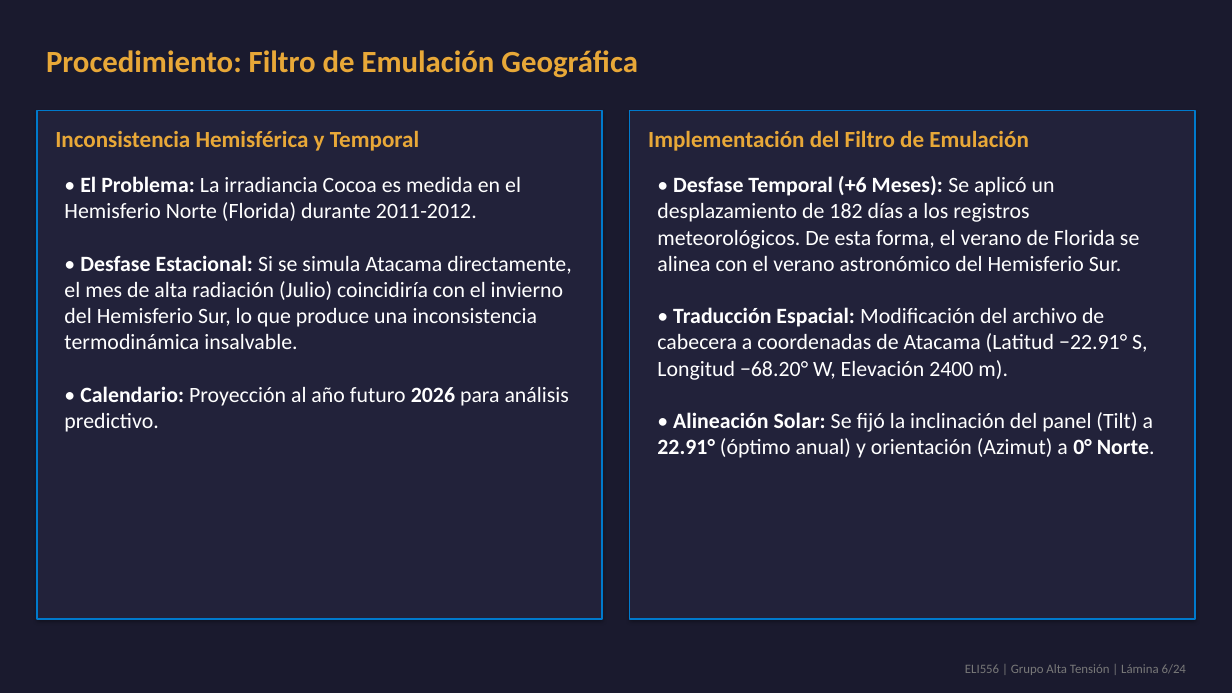
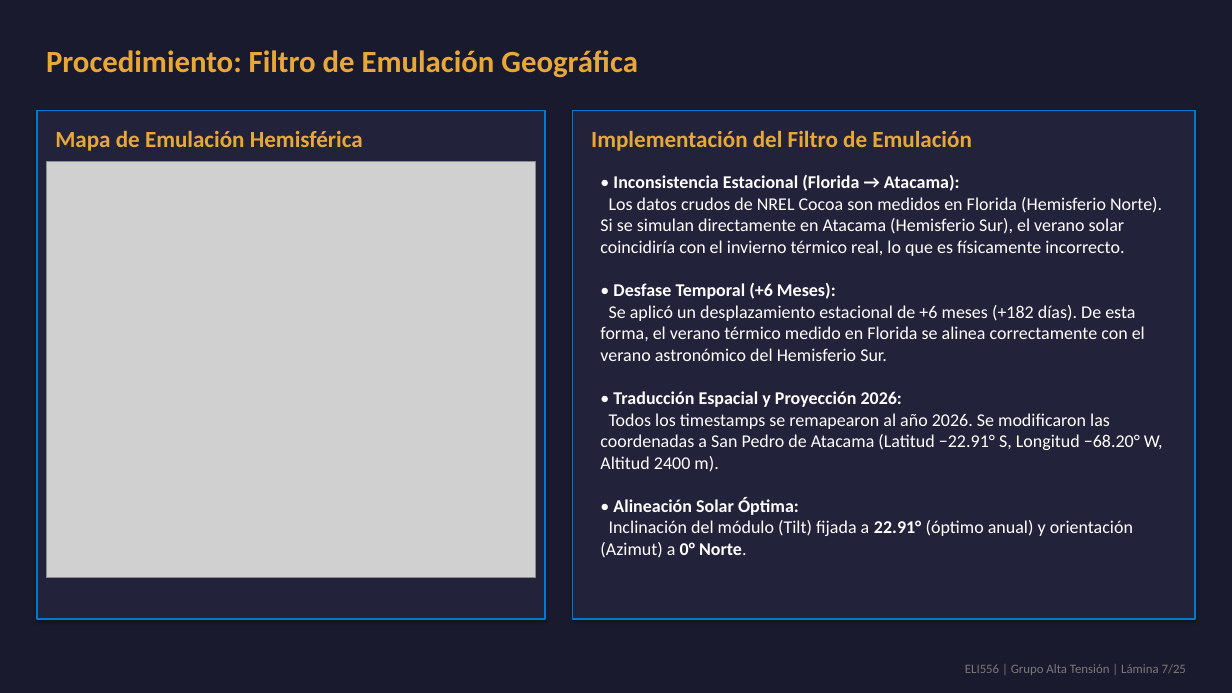
Before and after one commit to theChosen16/t2-paneles, a slide deck: slide 7 of output/Presentacion_Final_ELI556_Atacama.pptx (slide 6 before the commit). Drawn at 1232x693 pixels with LibreOffice and Linux fonts; fonts in the diff are those of the drawing; grey boxes stand for pictures. Boxes give left, top, right and bottom in pixels: in the first picture for what was removed or moved away, otherwise in the second. Text is boxed around its words. In the diff, an @@ line names an element or a change of style, - is before the commit and + after.

Commit message:
Enhance presentation with explanatory visual infographics: single-diode circuit diagram, simulation pipeline flowchart, and cross-hemisphere geographic emulation map

```diff
--- a/output/Presentacion_Final_ELI556_Atacama.pptx
+++ b/output/Presentacion_Final_ELI556_Atacama.pptx
@@ rectangle: place and size @@
-rectangle at box(37, 111, 603, 619)
+rectangle at box(37, 111, 545, 619)
@@ rectangle: place and size @@
-rectangle at box(630, 111, 1196, 619)
+rectangle at box(573, 111, 1195, 619)
@@ text at box(55, 131, 363, 151): text changed @@
-Inconsistencia Hemisférica y Temporal
+Mapa de Emulación Hemisférica
@@ text "Implementación del Filtro de Emulación": place and size @@
-text "Implementación del Filtro de Emulación" at box(648, 131, 1029, 151)
+text "Implementación del Filtro de Emulación" at box(591, 131, 972, 151)
@@ picture added at box(46, 162, 536, 578) @@
@@ text removed at box(64, 176, 571, 432) @@
-• El Problema: La irradiancia Cocoa es medida en el Hemisferio Norte (Florida) durante 2011-2012.
-• Desfase Estacional: Si se simula Atacama directamente, el mes de alta radiación (Julio) coincidiría con el invierno del Hemisferio Sur, lo que produce una inconsistencia termodinámica insalvable.
-• Calendario: Proyección al año futuro 2026 para análisis predictivo.
@@ text at box(600, 175, 1163, 557): text changed; size 17 to 14 pt @@
-• Desfase Temporal (+6 Meses): Se aplicó un desplazamiento de 182 días a los registros meteorológicos. De esta forma, el verano de Florida se alinea con el verano astronómico del Hemisferio Sur.
-• Traducción Espacial: Modificación del archivo de cabecera a coordenadas de Atacama (Latitud −22.91° S, Longitud −68.20° W, Elevación 2400 m).
-• Alineación Solar: Se fijó la inclinación del panel (Tilt) a 22.91° (óptimo anual) y orientación (Azimut) a 0° Norte.
+• Inconsistencia Estacional (Florida → Atacama):
+Los datos crudos de NREL Cocoa son medidos en Florida (Hemisferio Norte). Si se simulan directamente en Atacama (Hemisferio Sur), el verano solar coincidiría con el invierno térmico real, lo que es físicamente incorrecto.
+• Desfase Temporal (+6 Meses):
+Se aplicó un desplazamiento estacional de +6 meses (+182 días). De esta forma, el verano térmico medido en Florida se alinea correctamente con el verano astronómico del Hemisferio Sur.
+• Traducción Espacial y Proyección 2026:
+Todos los timestamps se remapearon al año 2026. Se modificaron las coordenadas a San Pedro de Atacama (Latitud −22.91° S, Longitud −68.20° W, Altitud 2400 m).
+• Alineación Solar Óptima:
+Inclinación del módulo (Tilt) fijada a 22.91° (óptimo anual) y orientación (Azimut) a 0° Norte.
@@ text at box(965, 664, 1186, 675): text changed @@
-ELI556 | Grupo Alta Tensión | Lámina 6/24
+ELI556 | Grupo Alta Tensión | Lámina 7/25
```
Also in this commit, not shown: 23 other slides changed, 1 slide added, 29 other files.
